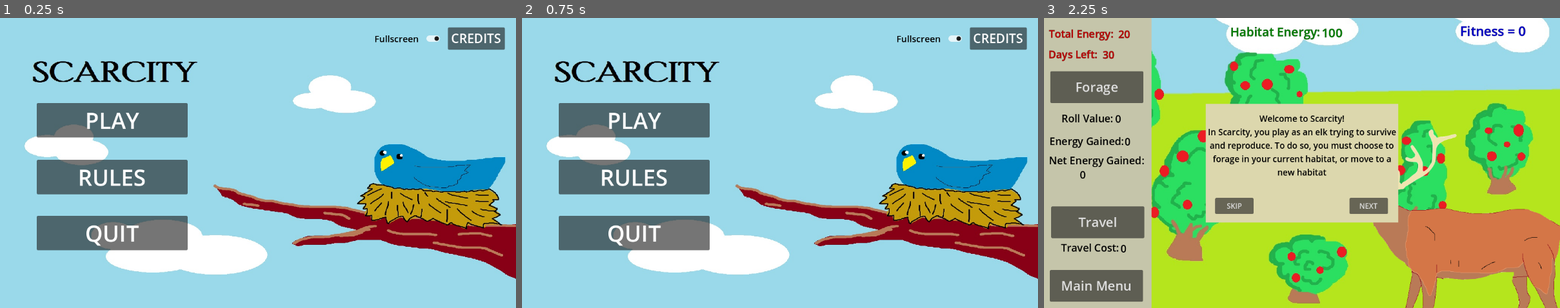
Above: before the commit, frames 1-3 (left to right).
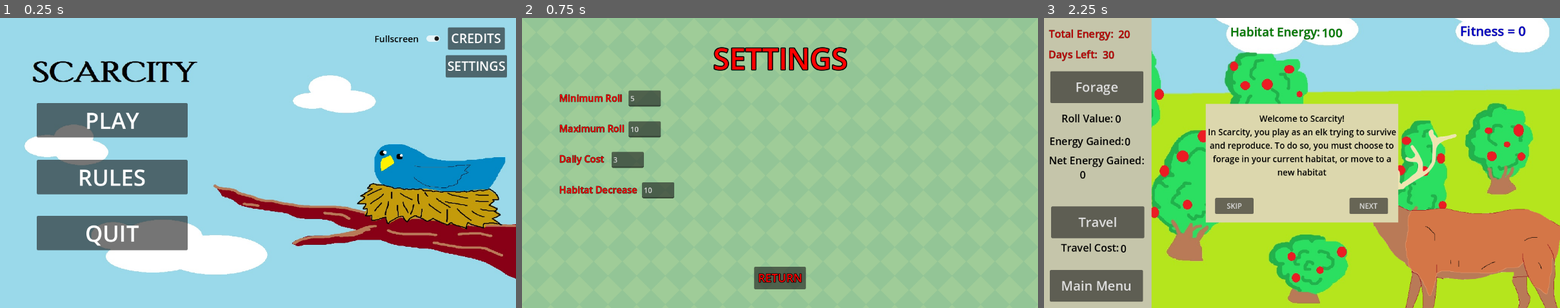
Above: after the commit, the same moments.

Repository: FrostyDog94/Scarcity
Game: Godot game, scene res://Main Menu.tscn
Same seed, same stepped clock (60 frames per second), same inputs: the game is played once before the commit and once after it.
Inputs (mouse positions are in pixels of both pictures, inside the frame that each line leads up to):
- Up to frame 1 (0.25 s): no input
- Up to frame 2 (0.75 s): click (996, 67) at 0.5 s, where only the run after the commit has a clickable "SETTINGS"
- Up to frame 3 (2.25 s): click (1302, 279) at 1.25 s, where only the run after the commit has a clickable "RETURN"; click "PLAY" at 2 s

The runs differ from the first frame. In frame 1, 0.9% of the frame differs, in the area x 86-99%, y 12-21%; in frame 2, 100%, in the area x 0-100%, y 0-100%; in frame 3, nothing differs.

Commit message:
Settings
Added a settings page

Diff:
--- a/Main Menu.tscn
+++ b/Main Menu.tscn
@@ -76,6 +76,22 @@
 theme_override_colors/font_color = Color(1, 1, 1, 1)
 theme_override_font_sizes/font_size = 28
 text = "CREDITS"
+
+[node name="Settings_Button" type="Button" parent="."]
+anchors_preset = 8
+anchor_left = 0.5
+anchor_top = 0.5
+anchor_right = 0.5
+anchor_bottom = 0.5
+offset_left = 424.0
+offset_top = -241.0
+offset_right = 551.0
+offset_bottom = -191.0
+grow_horizontal = 2
+grow_vertical = 2
+theme_override_colors/font_color = Color(1, 1, 1, 1)
+theme_override_font_sizes/font_size = 28
+text = "SETTINGS"
 
 [node name="Quit_Button" type="Button" parent="."]
 anchors_preset = 8
@@ -213,6 +229,7 @@
 
 [connection signal="pressed" from="Play_Button" to="." method="_on_play_button_pressed"]
 [connection signal="pressed" from="Credits_Button" to="." method="_on_credits_button_pressed"]
+[connection signal="pressed" from="Settings_Button" to="." method="_on_settings_button_pressed"]
 [connection signal="pressed" from="Quit_Button" to="." method="_on_quit_button_pressed"]
 [connection signal="pressed" from="Rules_Button" to="." method="_on_rules_button_pressed"]
 [connection signal="pressed" from="Credits/Button" to="." method="_on_button_pressed"]
--- /dev/null
+++ b/Settings.tscn
@@ -0,0 +1,123 @@
+[gd_scene load_steps=5 format=3 uid="uid://ck04t4bbfbcfc"]
+
+[ext_resource type="Texture2D" uid="uid://bbtk8ghdbahxd" path="res://background textures/Green.png" id="1_5nuvy"]
+[ext_resource type="Script" path="res://settings.gd" id="1_situn"]
+
+[sub_resource type="LabelSettings" id="LabelSettings_ji5gx"]
+font_size = 65
+font_color = Color(1, 0, 0, 1)
+outline_size = 9
+outline_color = Color(0, 0, 0, 1)
+
+[sub_resource type="LabelSettings" id="LabelSettings_4lf6o"]
+font_size = 21
+font_color = Color(1, 0, 0, 1)
+outline_size = 2
+outline_color = Color(0, 0, 0, 1)
+
+[node name="Settings" type="Node"]
+script = ExtResource("1_situn")
+
+[node name="TextureRect" type="TextureRect" parent="."]
+texture_filter = 1
+anchors_preset = 15
+anchor_right = 1.0
+anchor_bottom = 1.0
+grow_horizontal = 2
+grow_vertical = 2
+texture = ExtResource("1_5nuvy")
+stretch_mode = 1
+
+[node name="Title" type="Label" parent="."]
+anchors_preset = 5
+anchor_left = 0.5
+anchor_right = 0.5
+offset_left = -37.0
+offset_top = 45.0
+offset_right = 37.0
+offset_bottom = 68.0
+grow_horizontal = 2
+text = "SETTINGS"
+label_settings = SubResource("LabelSettings_ji5gx")
+
+[node name="Min Roll" type="Label" parent="."]
+offset_left = 83.0
+offset_top = 164.0
+offset_right = 191.0
+offset_bottom = 187.0
+text = "Minimum Roll
+"
+label_settings = SubResource("LabelSettings_4lf6o")
+
+[node name="Min Roll Text" type="TextEdit" parent="Min Roll"]
+layout_mode = 0
+offset_left = 155.0
+offset_top = -2.0
+offset_right = 227.0
+offset_bottom = 34.0
+
+[node name="Max Roll" type="Label" parent="."]
+offset_left = 83.0
+offset_top = 232.0
+offset_right = 224.0
+offset_bottom = 262.0
+text = "Maximum Roll
+"
+label_settings = SubResource("LabelSettings_4lf6o")
+
+[node name="Max Roll Text" type="TextEdit" parent="Max Roll"]
+layout_mode = 0
+offset_left = 155.0
+offset_top = -1.0
+offset_right = 227.0
+offset_bottom = 35.0
+
+[node name="Daily Cost" type="Label" parent="."]
+offset_left = 83.0
+offset_top = 300.0
+offset_right = 224.0
+offset_bottom = 330.0
+text = "Daily Cost
+"
+label_settings = SubResource("LabelSettings_4lf6o")
+
+[node name="Daily Cost Text" type="TextEdit" parent="Daily Cost"]
+layout_mode = 0
+offset_left = 117.0
+offset_top = -1.0
+offset_right = 189.0
+offset_bottom = 35.0
+
+[node name="Hab Decrease" type="Label" parent="."]
+offset_left = 83.0
+offset_top = 369.0
+offset_right = 258.0
+offset_bottom = 399.0
+text = "Habitat Decrease"
+label_settings = SubResource("LabelSettings_4lf6o")
+
+[node name="Hab Decrease Text" type="TextEdit" parent="Hab Decrease"]
+layout_mode = 0
+offset_left = 185.0
+offset_top = -2.0
+offset_right = 257.0
+offset_bottom = 34.0
+
+[node name="Button" type="Button" parent="."]
+anchors_preset = 7
+anchor_left = 0.5
+anchor_top = 1.0
+anchor_right = 0.5
+anchor_bottom = 1.0
+offset_left = -58.0
+offset_top = -92.0
+offset_right = 58.0
+offset_bottom = -42.0
+grow_horizontal = 2
+grow_vertical = 0
+theme_override_colors/font_color = Color(1, 0, 0, 1)
+theme_override_constants/outline_size = 5
+theme_override_font_sizes/font_size = 25
+text = "RETURN"
+
+[connection signal="pressed" from="Button" to="." method="_on_button_pressed"]
--- a/controller.gd
+++ b/controller.gd
@@ -5,8 +5,6 @@
 var habitat_energy : float = 100
 var energy_gained : float
 var travel_cost = 0
-const forage_cost = 1
-const daily_cost = 2
 var hab = 0
 var trav = 0
 var net_energy = 0
@@ -21,6 +19,7 @@
 var roll_min = 5
 var roll_max = 10
 var hab_decrease = 10
+var daily_cost = 3
 
 
 func _ready() -> void:
@@ -31,6 +30,11 @@
 	animation_player = get_tree().get_root().get_node("Node/Controller/Cutscenes/Slow Buck/AnimationPlayer")
 	AudioPlayer._play_audio_level()
 	AudioPlayer.stream_paused = false
+
+	roll_min = Score.roll_min
+	roll_max = Score.roll_max
+	hab_decrease = Score.hab_decrease
+	daily_cost = Score.daily_cost
 
 # Called every frame. 'delta' is the elapsed time since the previous frame.
 func _process(_delta: float) -> void:
@@ -100,7 +104,7 @@
 	get_node("Bite").play()
 	_roll2()
 	energy_gained = roll2 * (habitat_energy/100)
-	net_energy = energy_gained - forage_cost - daily_cost
+	net_energy = energy_gained - daily_cost
 
 	if habitat_energy > 0:
 		habitat_energy -= hab_decrease
--- a/main_menu.gd
+++ b/main_menu.gd
@@ -40,3 +40,7 @@
 		DisplayServer.window_set_mode(DisplayServer.WINDOW_MODE_FULLSCREEN)
 	elif fullscreen == false:
 		DisplayServer.window_set_mode(DisplayServer.WINDOW_MODE_WINDOWED)
+
+
+func _on_settings_button_pressed() -> void:
+	get_tree().change_scene_to_file("res://Settings.tscn")
--- a/score.gd
+++ b/score.gd
@@ -3,6 +3,12 @@
 var fitness
 var offspring
 var tutorial = false
+
+#Settings
+var roll_min = 5
+var roll_max = 10
+var hab_decrease = 10
+var daily_cost = 3
 
 # Called when the node enters the scene tree for the first time.
 func _ready() -> void:
--- /dev/null
+++ b/settings.gd
@@ -0,0 +1,20 @@
+extends Node
+
+# Called when the node enters the scene tree for the first time.
+func _ready() -> void:
+	get_node("Min Roll/Min Roll Text").text = str(Score.roll_min)
+	get_node("Max Roll/Max Roll Text").text = str(Score.roll_max)
+	get_node("Hab Decrease/Hab Decrease Text").text = str(Score.hab_decrease)
+	get_node("Daily Cost/Daily Cost Text").text = str(Score.daily_cost)
+
+# Called every frame. 'delta' is the elapsed time since the previous frame.
+func _process(delta: float) -> void:
+	pass
+
+
+func _on_button_pressed() -> void:
+	get_tree().change_scene_to_file("res://Main Menu.tscn")
+	Score.roll_min = int(get_node("Min Roll/Min Roll Text").text)
+	Score.roll_max = int(get_node("Max Roll/Max Roll Text").text)
+	Score.hab_decrease = int(get_node("Hab Decrease/Hab Decrease Text").text)
+	Score.daily_cost = int(get_node("Daily Cost/Daily Cost Text").text)
